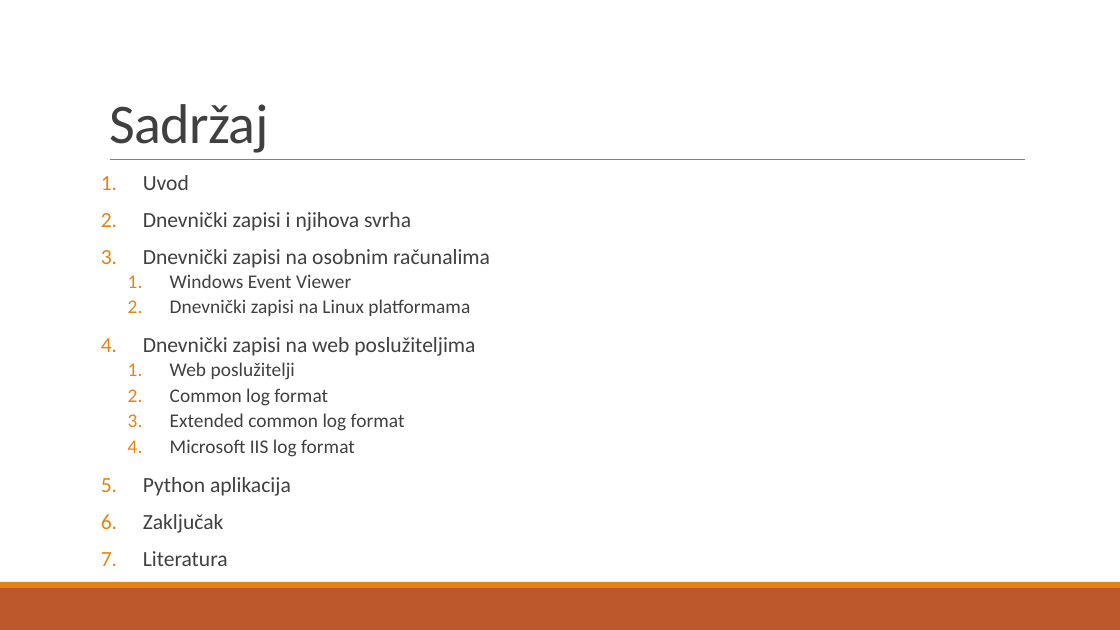
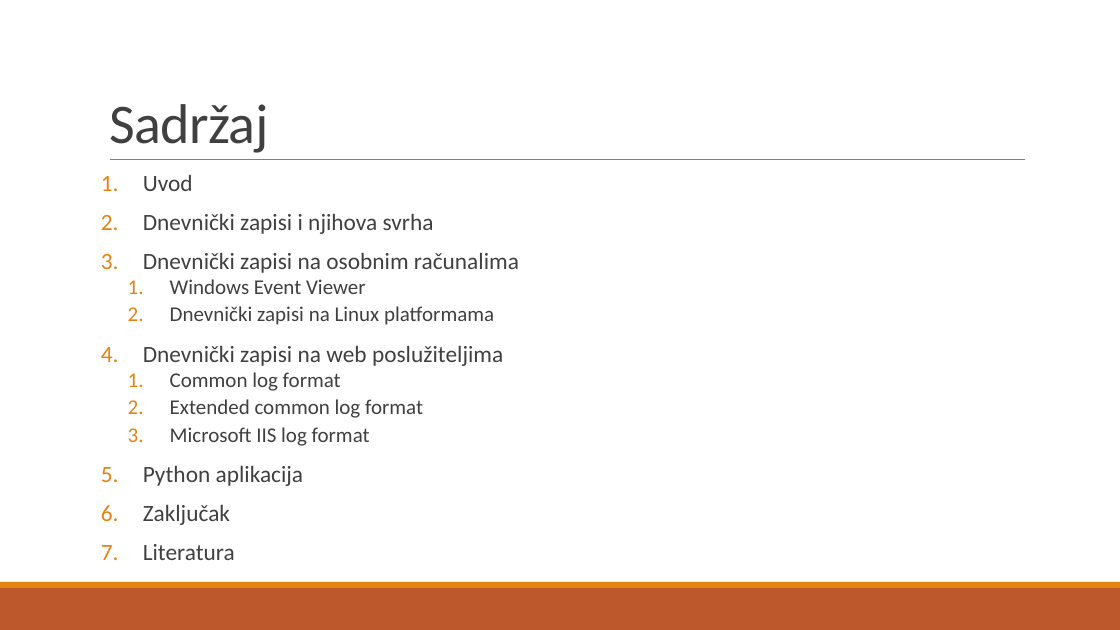
Before and after one commit to vhrvoje2/Zavrsni-rad, a slide deck: slide 2 of Prezentacija.pptx. Drawn at 1120x630 pixels with LibreOffice and Linux fonts; fonts in the diff are those of the drawing. Boxes give left, top, right and bottom in pixels: in the first picture for what was removed or moved away, otherwise in the second. Text is boxed around its words. In the diff, an @@ line names an element or a change of style, - is before the commit and + after.

```diff
--- a/Prezentacija.pptx
+++ b/Prezentacija.pptx
@@ text "Uvod" at (143,175,519,560): size 18.5 to 20 pt in "Uvod", "Dnevnički zapisi i njihova svrha", "Dnevnički zapisi na osobnim računalima", "Dnevnički zapisi na web poslužiteljima" and 3 more places; size 16.6 to 18 pt in "Windows Event Viewer", "Dnevnički zapisi na Linux platformama", "Common log format", "Extended common log format" and 1 more places @@
@@ text at (170,362,295,380): paragraph removed @@
-  1. Web poslužitelji
```
Also in this commit, not shown: 1 slide removed.
